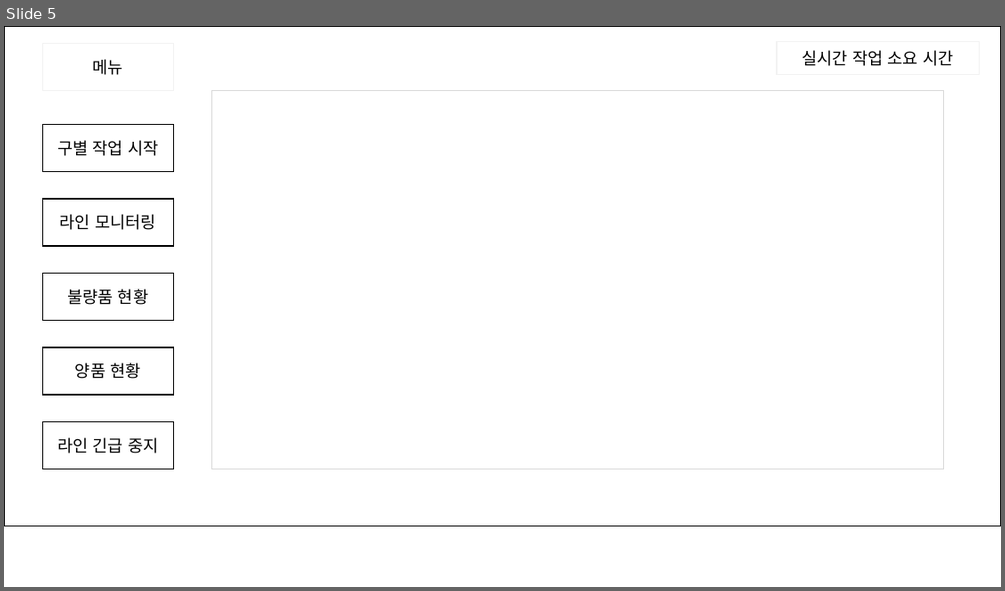
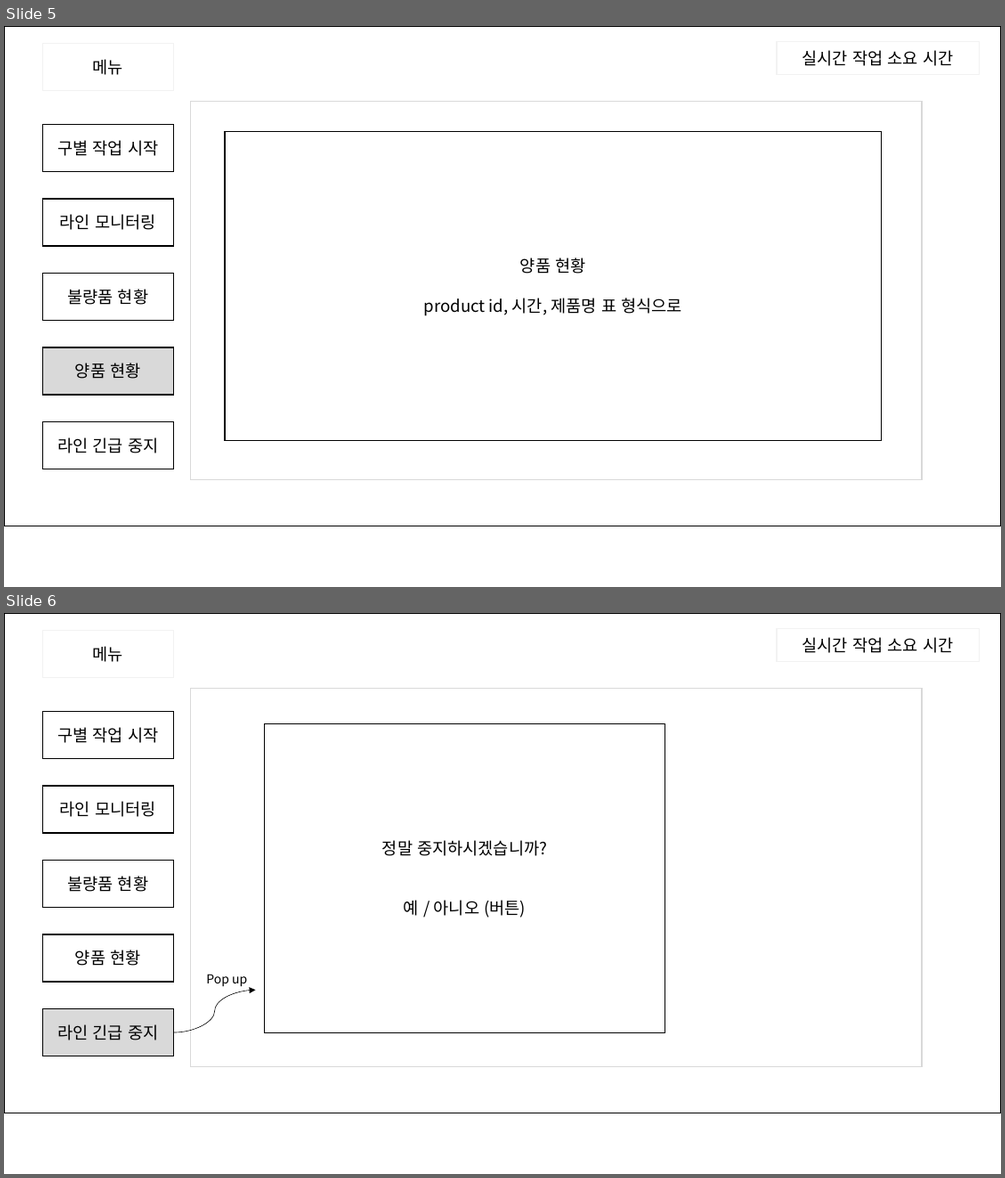
Before and after one commit to ANU-SmartFactory2021/ANU-SmartFactory2021, a slide deck: doc/01. 프로젝트 설계/04. UI/윈폼 구성 샘플.pptx. Shown one above the other, each under a label of ours: slide 5 before the commit, slides 5 and 6 after it. The pictures are 1005x591 and 1005x1178 pixels, drawn with LibreOffice and Linux fonts; fonts in the diff are those of the drawing. Boxes give left, top, right and bottom in pixels: in the first picture for what was removed or moved away, otherwise in the second. Text is boxed around its words. In the diff, an @@ line names an element or a change of style, - is before the commit and + after.

```diff
--- a/doc/01. 프로젝트 설계/04. UI/윈폼 구성 샘플.pptx
+++ b/doc/01. 프로젝트 설계/04. UI/윈폼 구성 샘플.pptx
@@ slide 6 added at (4, 613, 1001, 1174), background #FFFFFF @@
@@ rectangle added at (4, 613, 1001, 1112), outline #000000 1 pt @@
@@ rectangle added at (42, 630, 174, 677), fill #FFFFFF, outline #F2F2F2 1 pt, 16 pt, text #000000 @@
+메뉴
@@ rectangle added at (777, 629, 979, 661), fill #FFFFFF, outline #F2F2F2 1 pt, 16 pt, text #000000 @@
+실시간 작업 소요 시간
@@ rectangle added at (190, 689, 922, 1067), fill #FFFFFF, outline #D9D9D9 1 pt @@
@@ rectangle added at (42, 712, 174, 759), fill #FFFFFF, outline #000000 1 pt, 16 pt, text #000000 @@
+구별 작업 시작
@@ rectangle added at (264, 723, 665, 1032), fill #FFFFFF, outline #000000 1 pt, 16 pt, text #000000 @@
+정말 중지하시겠습니까?
+예 / 아니오 (버튼)
@@ rectangle added at (42, 786, 174, 833), fill #FFFFFF, outline #000000 1 pt, 16 pt, text #000000 @@
+라인 모니터링
@@ rectangle added at (42, 860, 174, 907), fill #FFFFFF, outline #000000 1 pt, 16 pt, text #000000 @@
+불량품 현황
@@ rectangle added at (42, 934, 174, 981), fill #FFFFFF, outline #000000 1 pt, 16 pt, text #000000 @@
+양품 현황
@@ text added at (206, 973, 247, 987), 12 pt, text #000000 @@
+Pop up
@@ rectangle added at (42, 1008, 174, 1055), fill #D9D9D9, outline #000000 1 pt, 16 pt, text #000000 @@
+라인 긴급 중지
@@ curved arrow added from (174, 1032) to (255, 989), #000000 0.5 pt @@
@@ slide 5 changed as well @@
@@ rectangle: place and size @@
-rectangle at (212, 90, 943, 468)
+rectangle at (190, 102, 922, 480)
@@ rectangle added at (225, 131, 882, 440), fill #FFFFFF, outline #000000 1 pt, 16 pt, text #000000 @@
+양품 현황
+product id, 시간, 제품명 표 형식으로
@@ rectangle "양품 현황" at (42, 347, 174, 394): fill #FFFFFF to #D9D9D9 @@
```
Also in this commit, not shown: 4 other slides changed.
